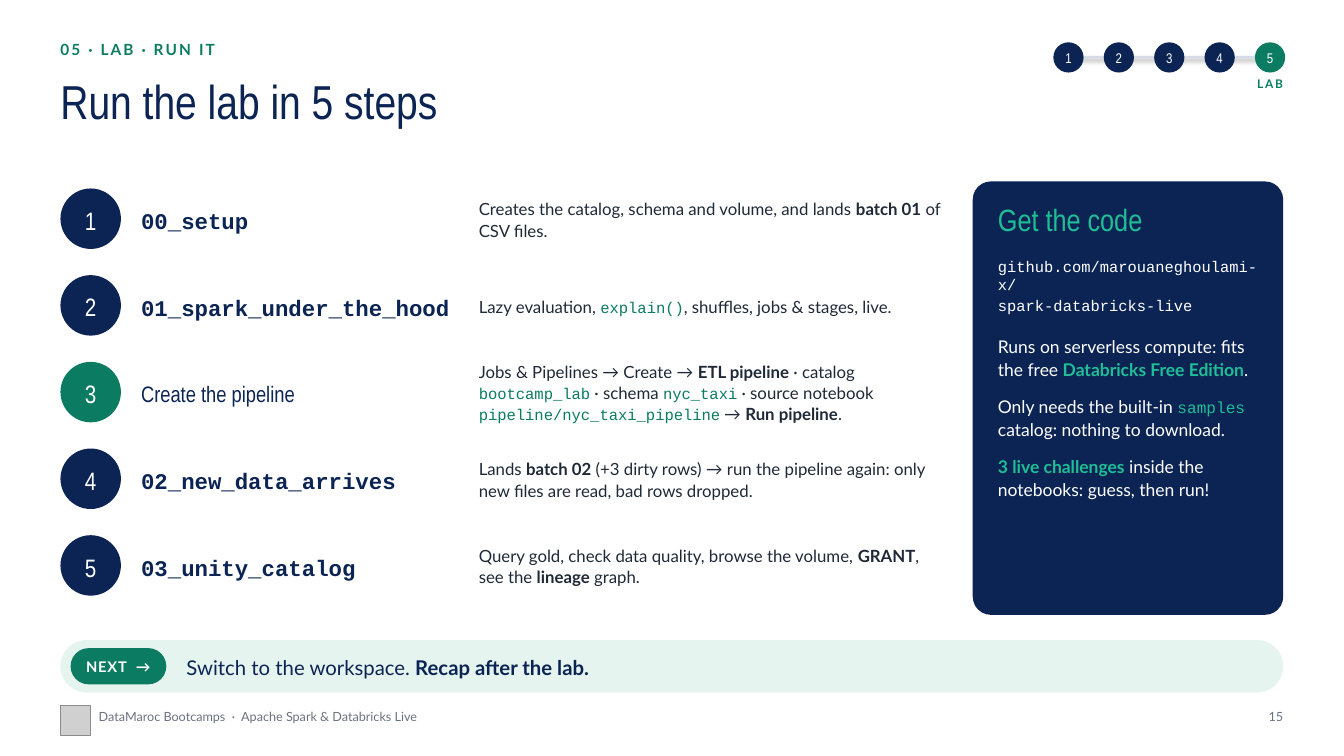
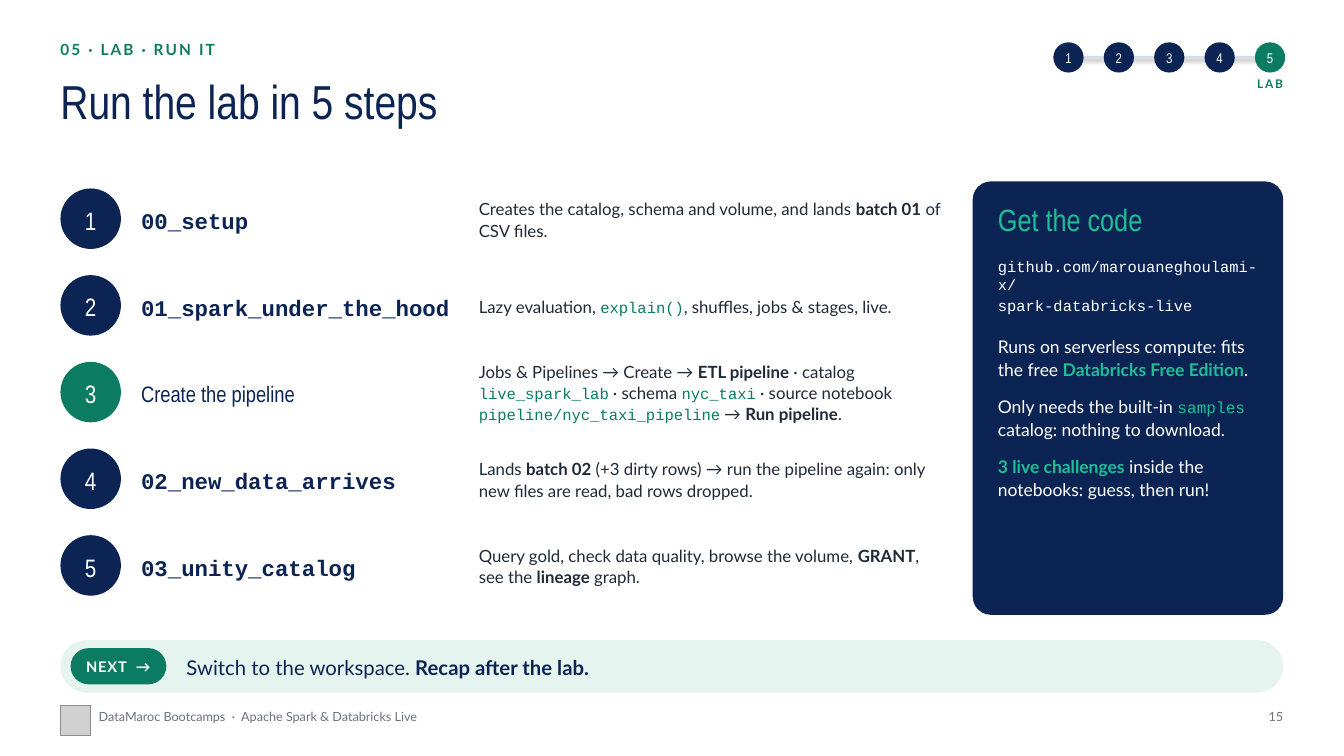
Before and after one commit to marouaneghoulami-x/spark-databricks-live, a slide deck: slide 15 of slides/Spark_and_Databricks_Live.pptx. Drawn at 1344x756 pixels with LibreOffice and Linux fonts; fonts in the diff are those of the drawing; grey boxes stand for pictures; background and template pictures are left out. Boxes give left, top, right and bottom in pixels: in the first picture for what was removed or moved away, otherwise in the second. Text is boxed around its words. In the diff, an @@ line names an element or a change of style, - is before the commit and + after.

```diff
--- a/slides/Spark_and_Databricks_Live.pptx
+++ b/slides/Spark_and_Databricks_Live.pptx
@@ text at box(479, 365, 893, 424): text changed @@
-Jobs & Pipelines → Create → ETL pipeline · catalog bootcamp_lab · schema nyc_taxi · source notebook pipeline/nyc_taxi_pipeline → Run pipeline.
+Jobs & Pipelines → Create → ETL pipeline · catalog live_spark_lab · schema nyc_taxi · source notebook pipeline/nyc_taxi_pipeline → Run pipeline.
```
Also in this commit, not shown: 2 other slides changed, 6 other files.
